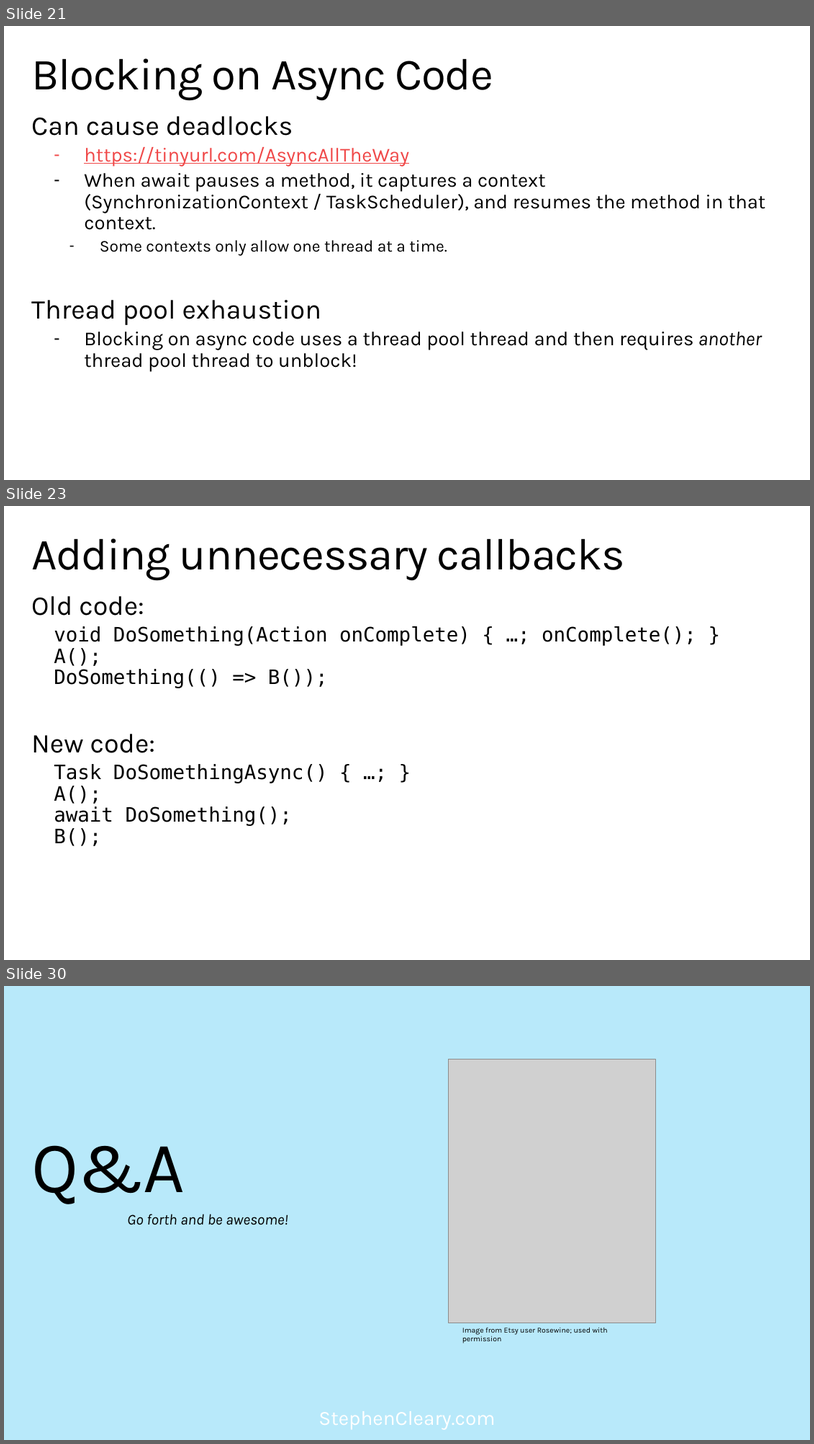
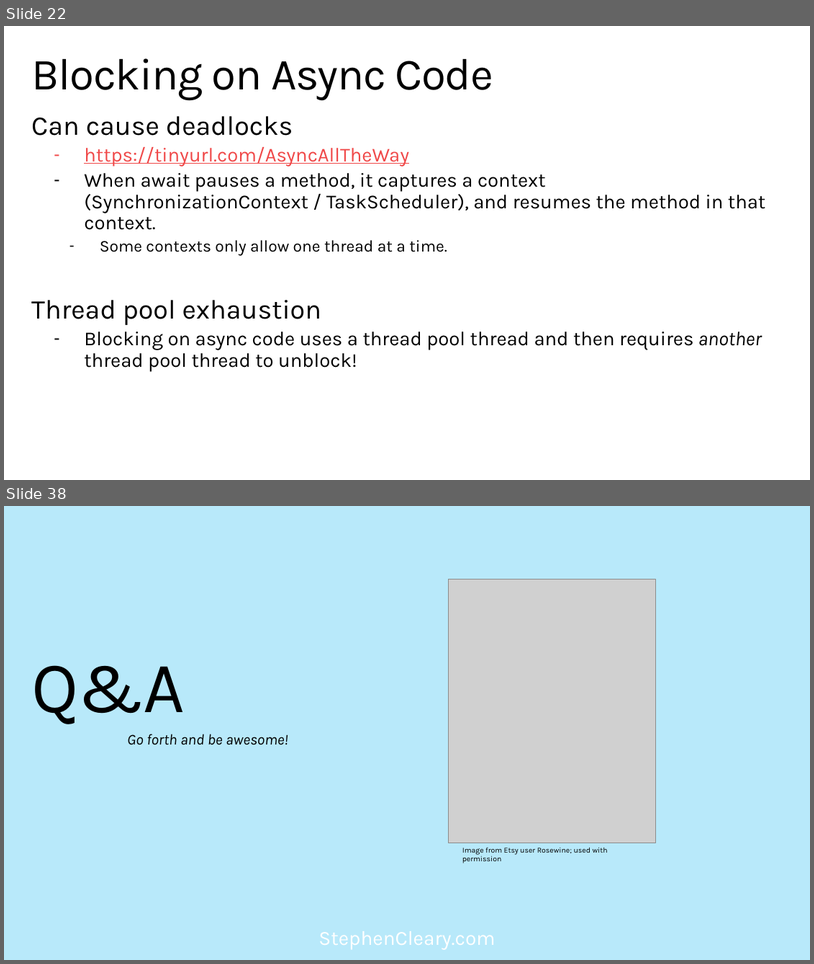
Before and after one commit to StephenCleary/Presentations, a slide deck: Async Pitfalls/Async Pitfalls.pptx. Shown one above the other, each under a label of ours: slides 21, 23 and 30 before the commit, slides 22 and 38 after it; the slides between them are not shown. The pictures are 814x1444 and 814x964 pixels, drawn with LibreOffice and Linux fonts; fonts in the diff are those of the drawing; grey boxes stand for pictures; background and template pictures are left out. Boxes give left, top, right and bottom in pixels: in the first picture for what was removed or moved away, otherwise in the second. Text is boxed around its words. In the diff, an @@ line names an element or a change of style, - is before the commit and + after.

```diff
--- a/Async Pitfalls/Async Pitfalls.pptx
+++ b/Async Pitfalls/Async Pitfalls.pptx
@@ slide 23 removed at bbox=[4, 506, 810, 960], background picture (left out); not listed: 1 template element that a slide beside it also shows @@
@@ title removed at bbox=[31, 538, 625, 581] @@
-Adding unnecessary callbacks
@@ text removed at bbox=[31, 596, 697, 846] @@
-Old code:
-  void DoSomething(Action onComplete) { …; onComplete(); }
-  A();
-  DoSomething(() => B());
-New code:
-  Task DoSomethingAsync() { …; }
-  A();
-  await DoSomething();
-  B();
@@ what was slide 21 is now slide 22 @@
@@ what was slide 30 is now slide 38 @@
```
Also in this commit, not shown: 7 slides changed, 16 slides added, 7 other slides removed, 4 other files.
